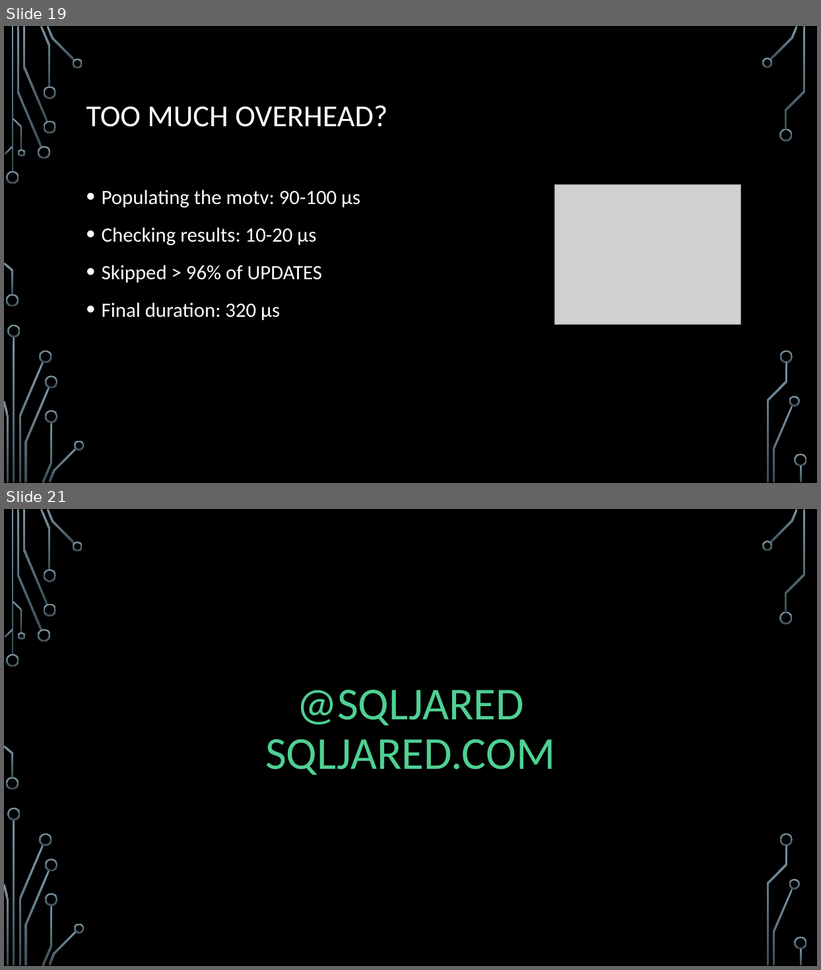
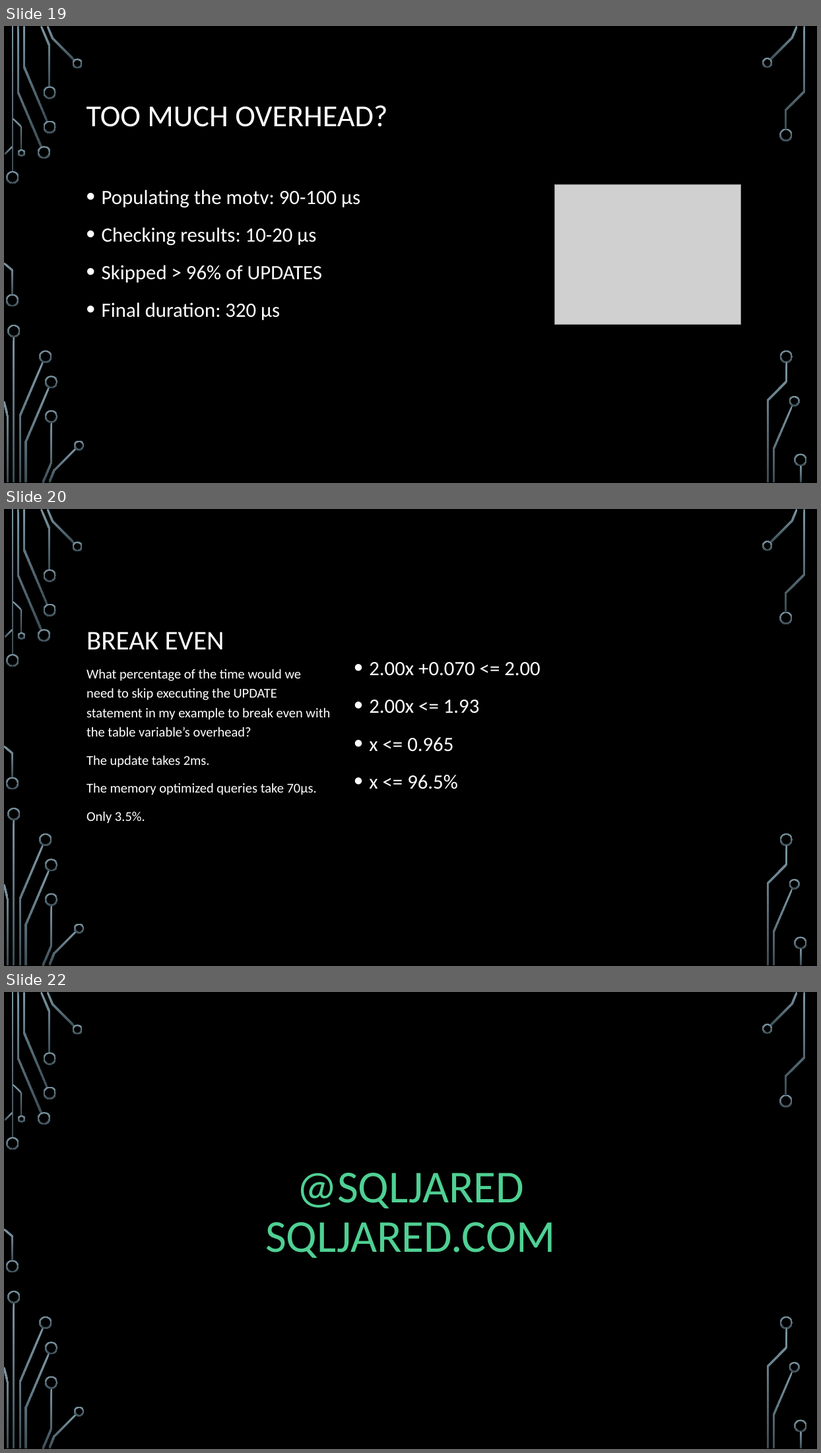
Before and after one commit to sqljared/Every-Millisecond-Counts, a slide deck: Every Millisecond Counts.pptx. Shown one above the other, each under a label of ours: slides 19 and 21 before the commit, slides 19, 20 and 22 after it; the slides between them are not shown. The pictures are 821x970 and 821x1453 pixels, drawn with LibreOffice and Linux fonts; fonts in the diff are those of the drawing; grey boxes stand for pictures; background and template pictures are left out. Boxes give left, top, right and bottom in pixels: in the first picture for what was removed or moved away, otherwise in the second. Text is boxed around its words. In the diff, an @@ line names an element or a change of style, - is before the commit and + after.

```diff
--- a/Every Millisecond Counts.pptx
+++ b/Every Millisecond Counts.pptx
@@ slide 20 added at bbox=[4, 509, 817, 966], background picture (left out); not listed: 36 template elements that a slide beside it also shows @@
@@ title added at bbox=[86, 632, 224, 650], 32 pt, text #FFFFFF @@
+BREAK EVEN
@@ text added at bbox=[369, 662, 541, 789], 24 pt, text #FFFFFF @@
+• 2.00x +0.070 <= 2.00
+• 2.00x <= 1.93
+• x <= 0.965
+• x <= 96.5%
@@ text added at bbox=[86, 669, 330, 824], 16 pt, text #FFFFFF @@
+What percentage of the time would we need to skip executing the UPDATE statement in my example to break even with the table variable’s overhead?
+The update takes 2ms.
+The memory optimized queries take 70µs.
+Only 3.5%.
@@ what was slide 21 is now slide 22 @@
```
Also in this commit, not shown: 1 slide changed.
